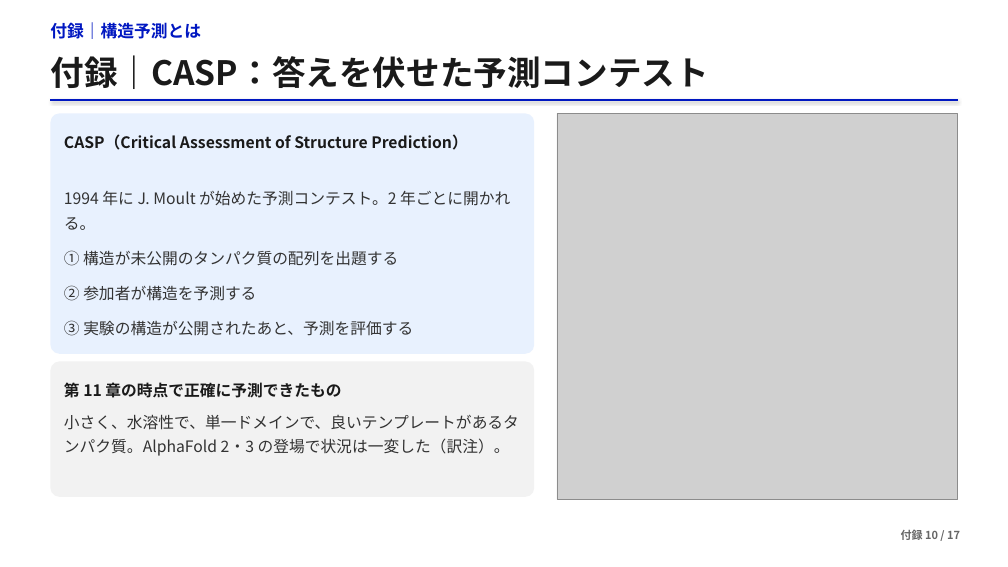
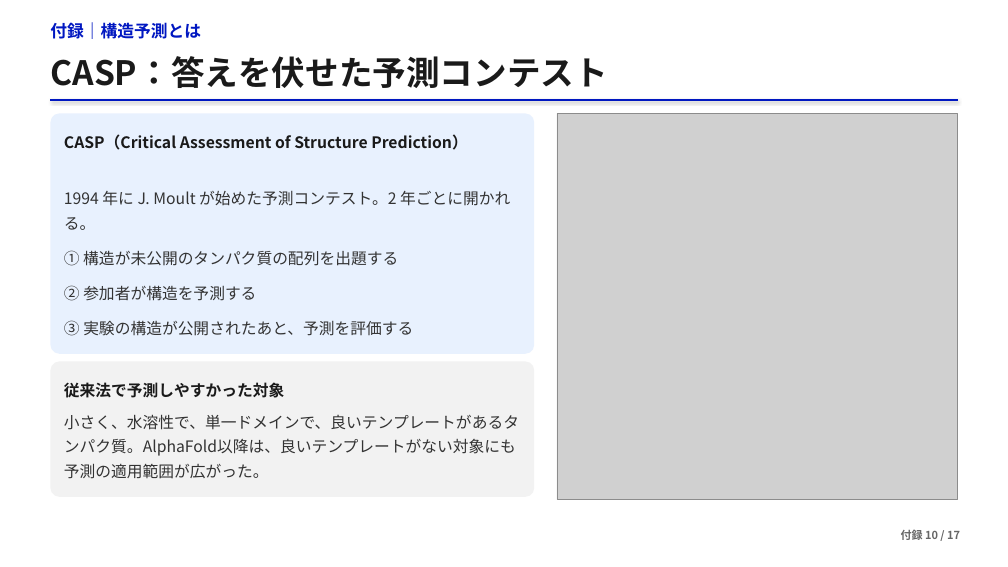
Before and after one commit to matsunagalab/lecture_bioinfo, a slide deck: slide 46 of 05_AlphaFold2による構造予測/05_AlphaFold2による構造予測.pptx. Drawn at 1008x567 pixels with LibreOffice and Linux fonts; fonts in the diff are those of the drawing; grey boxes stand for pictures. Boxes give left, top, right and bottom in pixels: in the first picture for what was removed or moved away, otherwise in the second. Text is boxed around its words. In the diff, an @@ line names an element or a change of style, - is before the commit and + after.

```diff
--- a/05_AlphaFold2による構造予測/05_AlphaFold2による構造予測.pptx
+++ b/05_AlphaFold2による構造予測/05_AlphaFold2による構造予測.pptx
@@ text at (50, 56, 608, 88): text changed @@
-付録｜CASP：答えを伏せた予測コンテスト
+CASP：答えを伏せた予測コンテスト
@@ text at (64, 382, 284, 398): text changed @@
-第 11 章の時点で正確に予測できたもの
+従来法で予測しやすかった対象
@@ text at (64, 414, 519, 479): text changed @@
-小さく、水溶性で、単一ドメインで、良いテンプレートがあるタンパク質。AlphaFold 2・3 の登場で状況は一変した（訳注）。
+小さく、水溶性で、単一ドメインで、良いテンプレートがあるタンパク質。AlphaFold以降は、良いテンプレートがない対象にも予測の適用範囲が広がった。
```
Also in this commit, not shown: 37 other slides changed, 2 other files.
